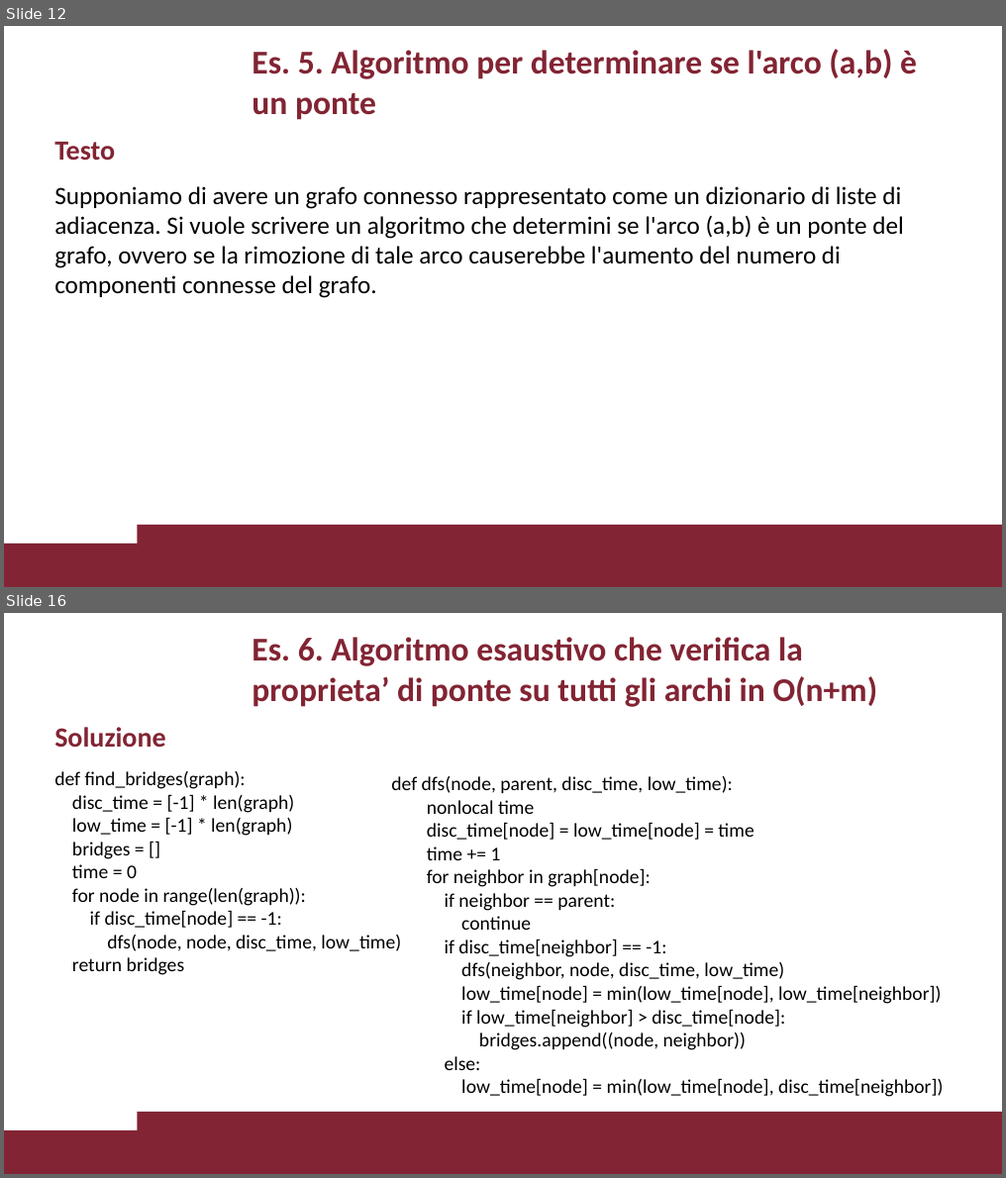
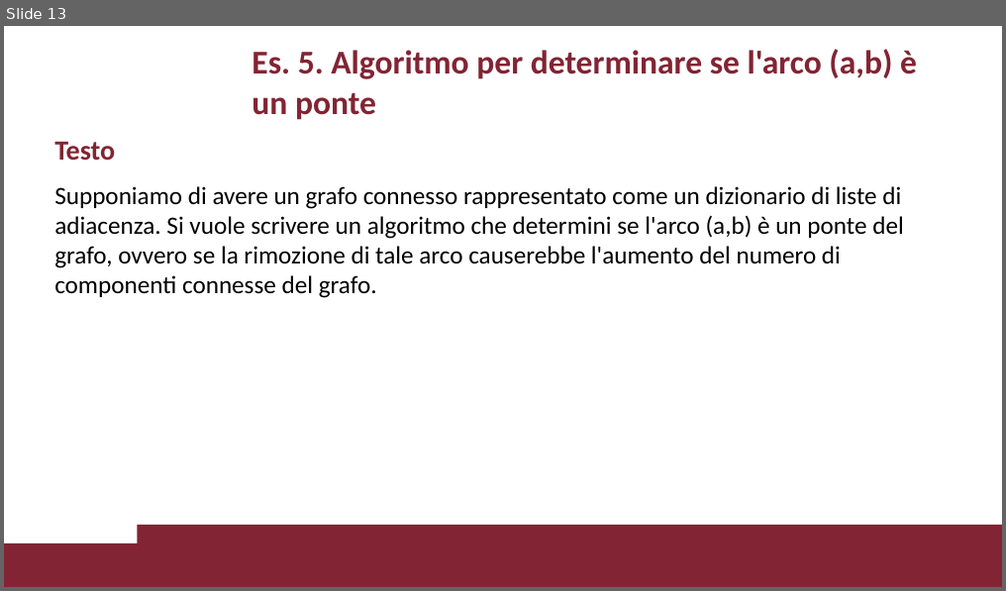
Before and after one commit to VincenzoImp/PDA, a slide deck: Esercitazione2/Esercitazione2.pptx. Shown one above the other, each under a label of ours: slides 12 and 16 before the commit, slide 13 after it; the slides between them are not shown. The pictures are 1006x1178 and 1006x591 pixels, drawn with LibreOffice and Linux fonts; fonts in the diff are those of the drawing; background and template pictures are left out. Boxes give left, top, right and bottom in pixels: in the first picture for what was removed or moved away, otherwise in the second. Text is boxed around its words. In the diff, an @@ line names an element or a change of style, - is before the commit and + after.

```diff
--- a/Esercitazione2/Esercitazione2.pptx
+++ b/Esercitazione2/Esercitazione2.pptx
@@ slide 16 removed at (4,613,1002,1174), background #FFFFFF; not listed: 2 template elements that a slide beside it also shows @@
@@ title removed at (252,637,878,707) @@
-Es. 6. Algoritmo esaustivo che verifica la proprieta’ di ponte su tutti gli archi in O(n+m)
@@ title removed at (54,727,165,747) @@
-Soluzione
@@ text removed at (54,771,462,975) @@
-def find_bridges(graph):
-disc_time = [-1] * len(graph)
-low_time = [-1] * len(graph)
-bridges = []
-time = 0
-for node in range(len(graph)):
-if disc_time[node] == -1:
-dfs(node, node, disc_time, low_time)
-return bridges
@@ text removed at (391,776,943,1097) @@
-def dfs(node, parent, disc_time, low_time):
-nonlocal time
-disc_time[node] = low_time[node] = time
-time += 1
-for neighbor in graph[node]:
-if neighbor == parent:
-continue
-if disc_time[neighbor] == -1:
-dfs(neighbor, node, disc_time, low_time)
-low_time[node] = min(low_time[node], low_time[neighbor])
-if low_time[neighbor] > disc_time[node]:
-bridges.append((node, neighbor))
-else:
-low_time[node] = min(low_time[node], disc_time[neighbor])
@@ what was slide 12 is now slide 13 @@
```
Also in this commit, not shown: 6 slides changed, 3 slides added, 2 other slides removed, 2 other files.
